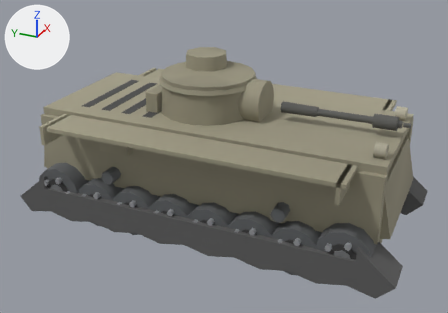
The glTF model client/assets/models/chiha.glb, before and after one commit.
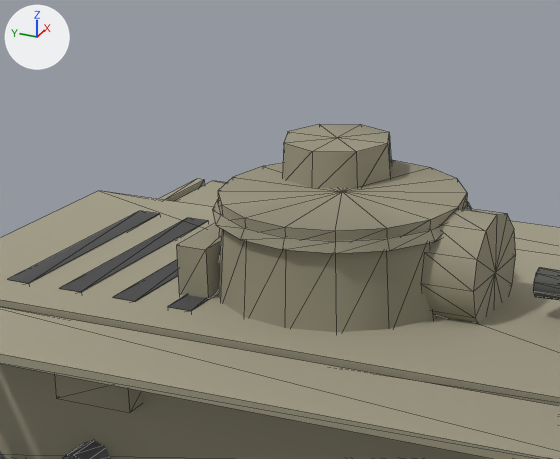
The first picture shows the older version from a 50 mm camera at (-8.5, -3.79, 5.27) aimed at (-0.19, -0.05, 1.12). The close-ups show the older and then the newer version on the part from 18% to 65% of the width and 0% to 56% of the height of that picture. Only the edits that show in the close-ups are written down. The axes (+X, +Y, +Z) are drawn at upper left. The lights are the same throughout. The close-ups show mesh edges as thin lines. Where no turn or scale is listed for an object, it has been applied to the vertices. Vertices at exactly the same position are counted once.

The scene before the commit, as lines of its bpy script (objects in view):
```python
me_mesh_17 = bpy.data.meshes.new('Mesh_17')
me_mesh_17.from_pydata(...)  # 116 vertices, 184 faces; spans x -1.7..1.7, y -2.75..2.75, z 0.72..2.03
me_mesh_17.materials.append(mat_hullside_mat)
me_mesh_20 = bpy.data.meshes.new('Mesh_20')
me_mesh_20.from_pydata(...)  # 44 vertices, 76 faces; spans x -1.06..1.06, y 2.3..2.89, z 0.71..1.73
me_mesh_20.materials.append(mat_hullrear_mat)
me_mesh_21 = bpy.data.meshes.new('Mesh_21')
me_mesh_21.from_pydata(...)  # a box spanning x -1.06..1.06, y -2.75..2.75, z 1.71..1.83; a box spanning x -0.76..0.76, y 0.92..1.08, z 1.78..1.84; a box spanning x -0.76..0.76, y 1.3..1.46, z 1.78..1.84; a box spanning x -0.76..0.76, y 1.68..1.84, z 1.78..1.84; a box spanning x -0.76..0.76, y 2.06..2.22, z 1.78..1.84
me_mesh_21.materials.append(mat_hulltop_mat)
me_mesh_25 = bpy.data.meshes.new('Mesh_25')
me_mesh_25.from_pydata(...)  # 54 vertices, 96 faces; spans x -0.741..0.741, y -0.741..0.741, z 0.56..0.88
me_mesh_25.materials.append(mat_turretroof_mat)
ob_hullrear = bpy.data.objects.new('hullRear', me_mesh_20)
ob_hullrear.location = (0.0, 0.0, 0.0)
ob_hullside = bpy.data.objects.new('hullSide', me_mesh_17)
ob_hullside.location = (0.0, 0.0, 0.0)
ob_hulltop = bpy.data.objects.new('hullTop', me_mesh_21)
ob_hulltop.location = (0.0, 0.0, 0.0)
ob_turretroof = bpy.data.objects.new('turretRoof', me_mesh_25)
ob_turretroof.location = (0.0, 0.3, 1.76)
# also in view: 'barrel' at (0.0, -1.9, 2.04); 'mantlet' at (0.0, -0.52, 2.06); 'turretFront' at (0.0, 0.3, 2.03); 'turretSide' at (0.0, 0.3, 2.33); 'turretRear' at (0.0, 1.03, 1.97)
```
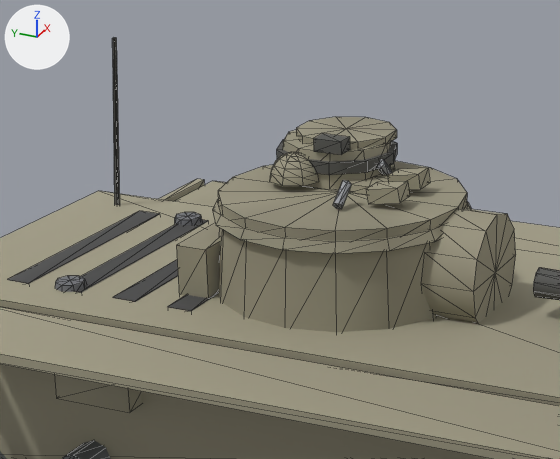
Changed parts and their boxes (x1, y1, x2, y2) in the close-ups (560 x 459 px):
'turretRoof', reshaped: before (218, 124, 467, 241); after (218, 117, 467, 241)
'hullRear', reshaped (not visible before): after (112, 38, 120, 205)
part 2 of me_mesh_21, added: after (55, 276, 86, 292)
part 3 of me_mesh_21, added: after (174, 212, 202, 225)
part 4 of me_mesh_25, added: after (276, 140, 397, 175)
part 5 of me_mesh_25, added: after (296, 117, 397, 149)
part 6 of me_mesh_25, added: after (313, 133, 350, 155)
part 7 of me_mesh_25, added: after (349, 170, 395, 194)
part 8 of me_mesh_25, added: after (269, 152, 319, 186)
part 9 of me_mesh_25, added: after (333, 180, 352, 209)
part 10 of me_mesh_25, added: after (377, 159, 392, 175)
part 11 of me_mesh_25, built on: before (282, 124, 392, 188); after (283, 130, 430, 204)

The change, as a diff of the scene's bpy script:
```diff
--- a/client/assets/models/chiha.glb.py
+++ b/client/assets/models/chiha.glb.py
@@ me_mesh_20 @@
 # used by ob_hullrear; location = (0.0, 0.0, 0.0)
-me_mesh_20.from_pydata(...)  # 44 vertices, 76 faces; spans x -1.06..1.06, y 2.3..2.89, z 0.71..1.73
+me_mesh_20.from_pydata(...)  # 156 vertices, 268 faces; spans x -1.06..1.06, y 2.3..3.08, z 0.71..3.01
+# me_mesh_20 part 1: 12 vertices added at x 0.75..0.87, y 2.32..2.48, z 1.67..3.01
+# other edits to the shape of me_mesh_20 do not show in these pictures
 me_mesh_20.materials.append(mat_hullrear_mat)
@@ me_mesh_21 @@
 # used by ob_hulltop; location = (0.0, 0.0, 0.0)
-me_mesh_21.from_pydata(...)  # 40 vertices, 60 faces; spans x -1.06..1.06, y -2.75..2.75, z 1.71..1.84
+me_mesh_21.from_pydata(...)  # 76 vertices, 124 faces; spans x -1.06..1.06, y -2.75..2.75, z 1.71..1.87
+# me_mesh_21 part 2: a new loose piece, an 8-sided cut cone along z (radius 0.1 at the low end, 0.09 at the high end) spanning x -0.8..-0.6, y 1.7..1.9, z 1.81..1.87, in mat_hulltop_mat
+# me_mesh_21 part 3: a new loose piece, an 8-sided cut cone along z (radius 0.1 at the low end, 0.09 at the high end) spanning x 0.6..0.8, y 1.7..1.9, z 1.81..1.87, in mat_hulltop_mat
 me_mesh_21.materials.append(mat_hulltop_mat)
@@ me_mesh_25 @@
 # used by ob_turretroof; location = (0.0, 0.3, 1.76)
-me_mesh_25.from_pydata(...)  # 54 vertices, 96 faces; spans x -0.741..0.741, y -0.741..0.741, z 0.56..0.88
+me_mesh_25.from_pydata(...)  # 218 vertices, 380 faces; spans x -0.741..0.741, y -0.741..0.741, z 0.0..0.96
+# me_mesh_25 part 4: a new loose piece, a 10-sided cylinder along z spanning x -0.006..0.708, y -0.175..0.575, z 0.755..0.825, in mat_turretroof_mat
+# me_mesh_25 part 5: a new loose piece, a 10-sided cylinder along z spanning x 0.111..0.731, y -0.128..0.468, z 0.87..0.92, in mat_turretroof_mat
+# me_mesh_25 part 6: a new loose piece, a box spanning x 0.011..0.131, y 0.01..0.19, z 0.88..0.96, in mat_turretroof_mat
+# me_mesh_25 part 7: a new loose piece, a 10-sided cut cone along z (radius 0.21 at the low end, 0.2 at the high end) spanning x 0.015..0.414, y -0.315..0.105, z 0.655..0.705, in mat_turretroof_mat
+# me_mesh_25 part 8: a new loose piece of 41 vertices spanning x -0.16..0.16, y 0.156..0.476, z 0.7..0.86, in mat_turretroof_mat
+# me_mesh_25 part 9: a new loose piece of 14 vertices spanning x -0.372..-0.212, y -0.172..-0.108, z 0.669..0.811, in mat_turretroof_mat
+# me_mesh_25 part 10: a new loose piece of 14 vertices spanning x 0.212..0.372, y -0.172..-0.108, z 0.669..0.811, in mat_turretroof_mat
+# me_mesh_25 part 11: 12 vertices moved from x -0.009..0.711, y -0.055..0.56, z 0.62..0.88 to x 0.037..0.693, y -0.16..0.56, z 0.66..0.88; 5 vertices removed from x 0.111..0.351, y -0.16..0.44, z 0.62..0.88; 25 vertices added at x -0.225..0.563, y -0.471..0.491, z 0.66..0.88
+# other edits to the shape of me_mesh_25 do not show in these pictures
 me_mesh_25.materials.append(mat_turretroof_mat)
```
